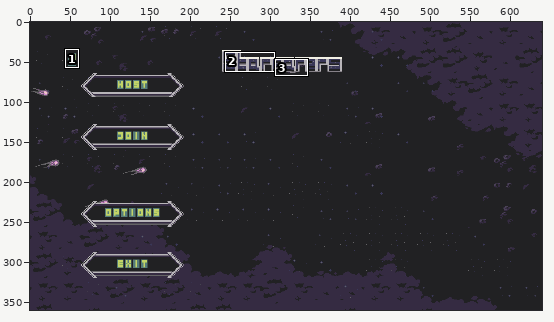
One commit to this pixel-art file: art/Mainmenu.ase. The picture above shows the old version from afar; the outline marks the close-up.
Close-up. First the earlier version:
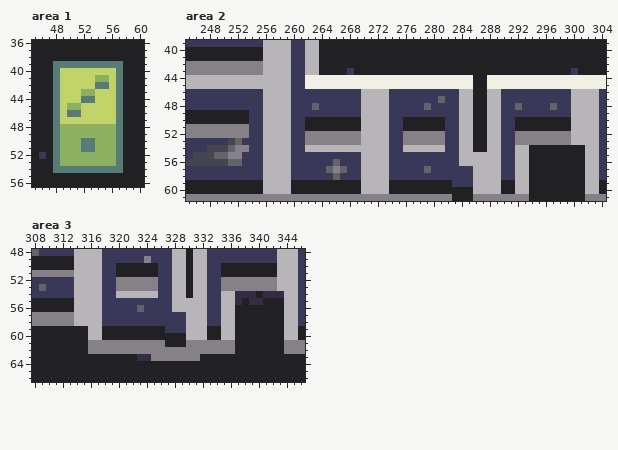
640x360 pixels, 1 frame. Shown: area 1: x 45..60, y 36..56; area 2: x 245..304, y 39..61; area 3: x 308..346, y 48..66.
Once edited:
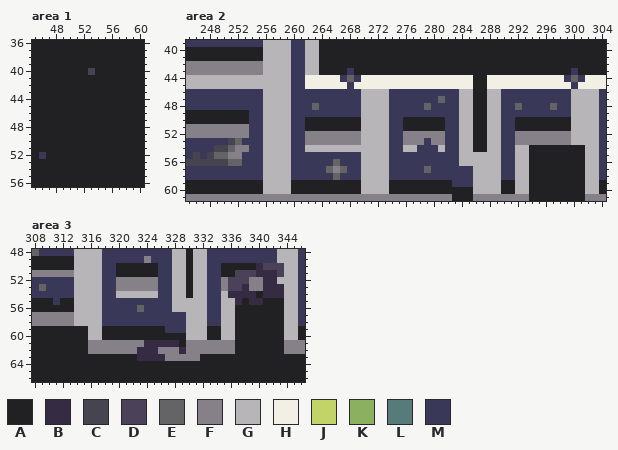
Palette (. is transparent): A #212123  B #352b42  C #45444f  D #4b4158  E #646365  F #868188  G #b8b5b9  H #f2f0e5  J #c2d368  K #8ab060  L #567b79  M #3a3858
Edits made:
layer "Title" added
Area 1, layer "Text":
y 39: x 48..57 LLLLLLLLLL -> AAAAAAAAAA
y 40: x 48..57 LJJJJJJJJL -> AAAAACAAAA
y 41: x 48..57 LJJJJJKKJL -> AAAAAAAAAA
y 42: x 48..57 LJJJJJLLJL -> AAAAAAAAAA
y 43: x 48..57 LJJJKKJJJL -> AAAAAAAAAA
y 44: x 48..57 LJJJLLJJJL -> AAAAAAAAAA
y 45: x 48..57 LJKKJJJJJL -> AAAAAAAAAA
y 46: x 48..57 LJLLJJJJJL -> AAAAAAAAAA
y 47: x 48..57 LJJJJJJJJL -> AAAAAAAAAA
y 48..49: x 48..57 LKKKKKKKKL -> AAAAAAAAAA
y 50..51: x 48..57 LKKKLLKKKL -> AAAAAAAAAA
y 52..53: x 48..57 LKKKKKKKKL -> AAAAAAAAAA
y 54: x 48..57 LLLLLLLLLL -> AAAAAAAAAA
Area 2, layer "Text":
y 44: x 267..269 HHH -> MEM; x 299..301 HHH -> MEM
y 45: x 268 H -> M; x 300 H -> M
y 53: x 279 F -> M
y 54: x 248 C -> M; x 278..280 GGG -> MMM
y 55: x 247 C -> M
Area 3, layer "Text":
y 50: x 340..343 AAAG -> BDDD
y 51: x 337..343 AAAAAAG -> DDDBBBD
y 52: x 336..338 FFF -> DDD; x 341..342 FF -> BB
y 53: x 336..338 FFF -> DDB; x 341..343 FFG -> BBB
y 54: x 336 G -> B
y 55: x 311 A -> M
y 61: x 324..328 FFFAA -> BBBBB
y 62: x 323..325 FFF -> BBB; x 329 F -> B
y 63: x 325..326 FF -> BB
Changed places in both close-ups, as pixel boxes (x1, y1, x2, y2):
changed: (53, 61, 123, 173)
changed: (340, 75, 361, 89)
changed: (564, 75, 585, 89)
changed: (417, 138, 438, 152)
changed: (200, 145, 214, 159)
changed: (228, 263, 284, 298)
changed: (53, 298, 60, 305)
changed: (137, 340, 186, 361)
